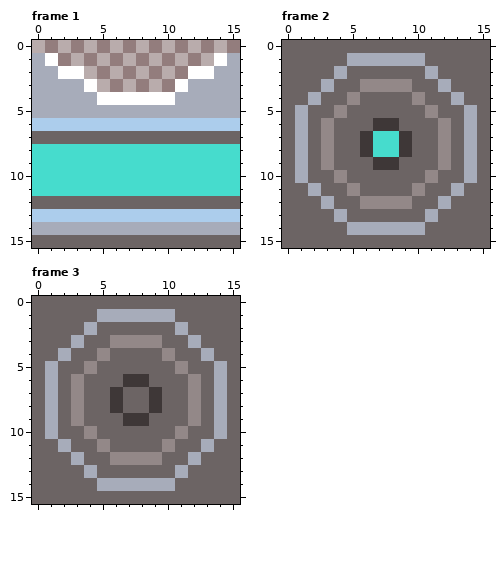
Edited in one commit: pixel-art file (assets/textures/palette/tilemap.aseprite). The picture above is the old version.
16x16 pixels, 3 frames. Shown: frame 1, frame 2, frame 3.
After the commit:
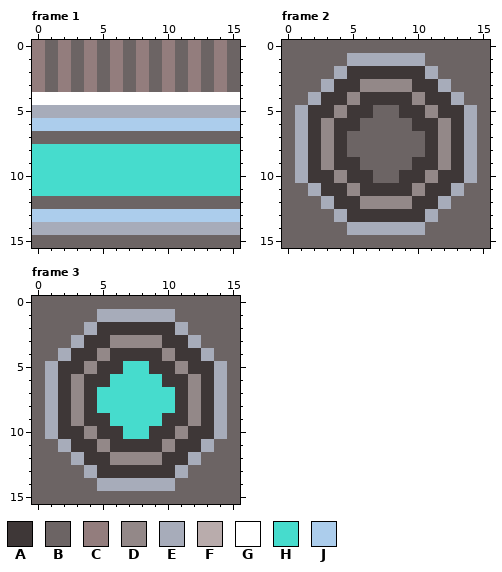
Palette (. is transparent): A #3e3737  B #6c6464  C #937d7d  D #938888  E #a7acba  F #b9acac  G #ffffff  H #46dccd  J #accdec
Changes in this commit:
--- frame 1
@@ x 0..15 @@
- 0 FCFCFCFCFCFCFCFC
- 1 EGCFCFCFCFCFCFGE
- 2 EEGGFCFCFCFCGGEE
- 3 EEEEGFCFCFCGEEEE
- 4 EEEEEGGGGGGEEEEE
+ 0 CBCBCBCBCBCBCBCB
+ 1 CBCBCBCBCBCBCBCB
+ 2 CBCBCBCBCBCBCBCB
+ 3 CBCBCBCBCBCBCBCB
+ 4 GGGGGGGGGGGGGGGG
  5 EEEEEEEEEEEEEEEE
--- frame 2
@@ x 0..15 @@
  1 BBBBBEEEEEEBBBBB
- 2 BBBBEBBBBBBEBBBB
- 3 BBBEBBDDDDBBEBBB
- 4 BBEBBDBBBBDBBEBB
- 5 BEBBDBBBBBBDBBEB
- 6 BEBDBBBAABBBDBEB
- 7 BEBDBBAHHABBDBEB
- 8 BEBDBBAHHABBDBEB
- 9 BEBDBBBAABBBDBEB
-10 BEBBDBBBBBBDBBEB
-11 BBEBBDBBBBDBBEBB
-12 BBBEBBDDDDBBEBBB
-13 BBBBEBBBBBBEBBBB
+ 2 BBBBEAAAAAAEBBBB
+ 3 BBBEAADDDDAAEBBB
+ 4 BBEAADAAAADAAEBB
+ 5 BEAADAABBAADAAEB
+ 6 BEADAABBBBAADAEB
+ 7 BEADABBBBBBADAEB
+ 8 BEADABBBBBBADAEB
+ 9 BEADAABBBBAADAEB
+10 BEAADAABBAADAAEB
+11 BBEAADAAAADAAEBB
+12 BBBEAADDDDAAEBBB
+13 BBBBEAAAAAAEBBBB
 14 BBBBBEEEEEEBBBBB
--- frame 3
@@ x 0..15 @@
  1 BBBBBEEEEEEBBBBB
- 2 BBBBEBBBBBBEBBBB
- 3 BBBEBBDDDDBBEBBB
- 4 BBEBBDBBBBDBBEBB
- 5 BEBBDBBBBBBDBBEB
- 6 BEBDBBBAABBBDBEB
- 7 BEBDBBABBABBDBEB
- 8 BEBDBBABBABBDBEB
- 9 BEBDBBBAABBBDBEB
-10 BEBBDBBBBBBDBBEB
-11 BBEBBDBBBBDBBEBB
-12 BBBEBBDDDDBBEBBB
-13 BBBBEBBBBBBEBBBB
+ 2 BBBBEAAAAAAEBBBB
+ 3 BBBEAADDDDAAEBBB
+ 4 BBEAADAAAADAAEBB
+ 5 BEAADAAHHAADAAEB
+ 6 BEADAAHHHHAADAEB
+ 7 BEADAHHHHHHADAEB
+ 8 BEADAHHHHHHADAEB
+ 9 BEADAAHHHHAADAEB
+10 BEAADAAHHAADAAEB
+11 BBEAADAAAADAAEBB
+12 BBBEAADDDDAAEBBB
+13 BBBBEAAAAAAEBBBB
 14 BBBBBEEEEEEBBBBB
